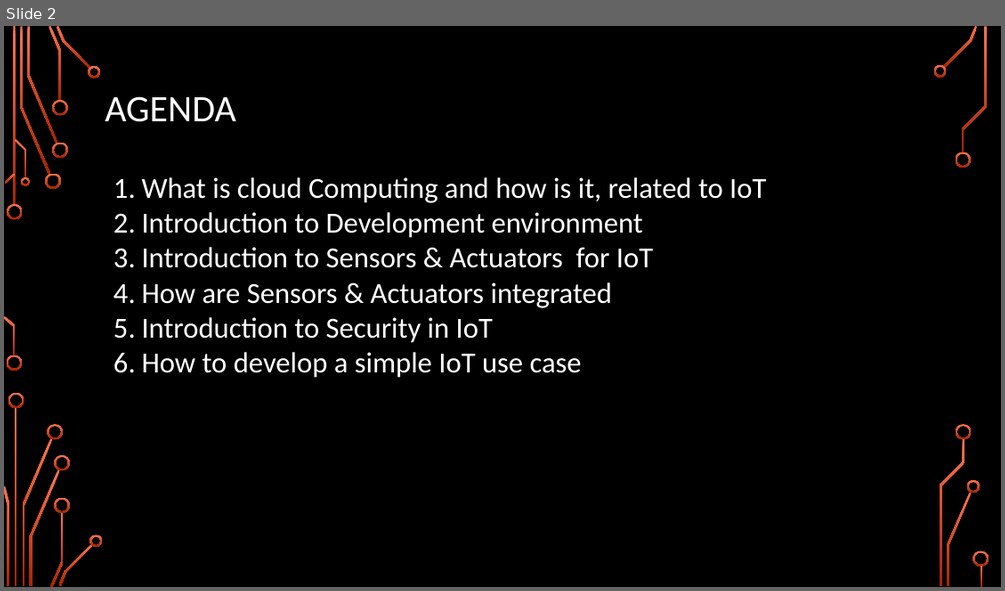
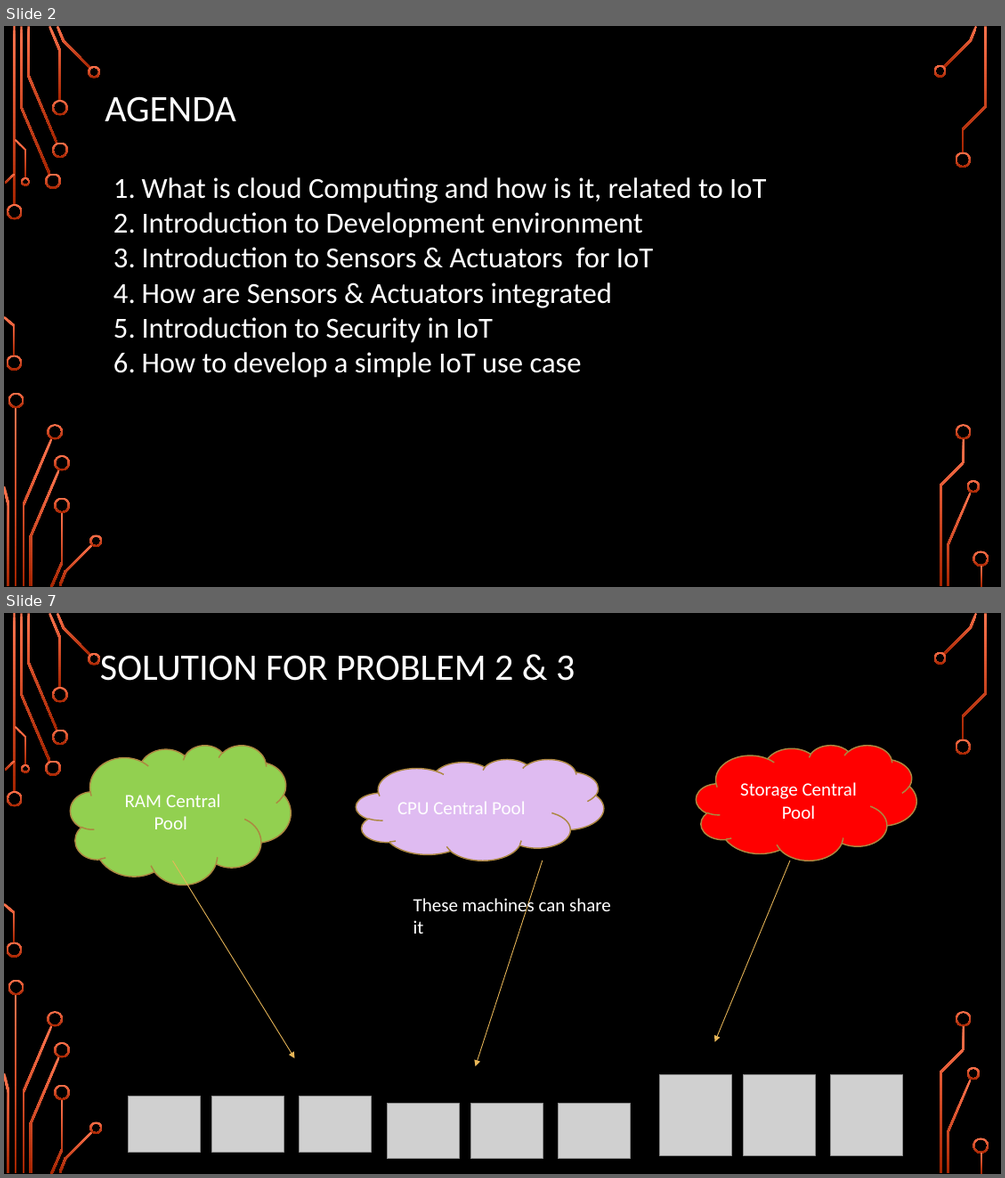
Before and after one commit to girishsukukumar/IoTWorkshop, a slide deck: Module-2.pptx. Shown one above the other, each under a label of ours: slide 2 before the commit, slides 2 and 7 after it; the slides between them are not shown. The pictures are 1005x591 and 1005x1178 pixels, drawn with LibreOffice and Linux fonts; fonts in the diff are those of the drawing; grey boxes stand for pictures; background and template pictures are left out. Boxes give left, top, right and bottom in pixels: in the first picture for what was removed or moved away, otherwise in the second. Text is boxed around its words. In the diff, an @@ line names an element or a change of style, - is before the commit and + after.

```diff
--- a/Module-2.pptx
+++ b/Module-2.pptx
@@ slide 7 added at [4, 613, 1001, 1174], background picture (left out); not listed: 36 template elements that a slide beside it also shows @@
@@ title added at [100, 655, 574, 681], 36 pt, text #FFFFFF @@
+SOLUTION FOR PROBLEM 2 & 3
@@ cloud added at [71, 746, 291, 885], fill #92D050, outline #AC8741 1.25 pt, 18 pt, text #FFFFFF @@
+RAM Central Pool
@@ cloud added at [696, 746, 917, 860], fill #FF0000, outline #AC8741 1.25 pt, 18 pt, text #FFFFFF @@
+Storage Central Pool
@@ cloud added at [356, 759, 604, 860], fill #DFBBF1, outline #AC8741 1.25 pt, 18 pt, text #FFFFFF @@
+CPU Central Pool
@@ arrow added from (173, 860) to (295, 1058), #E9B758 0.75 pt @@
@@ arrow added from (542, 860) to (475, 1066), #E9B758 0.75 pt @@
@@ arrow added from (790, 860) to (715, 1041), #E9B758 0.75 pt @@
@@ text added at [413, 896, 611, 933], 18 pt, text #FFFFFF @@
+These machines can share it
@@ picture added at [660, 1074, 732, 1155] @@
@@ picture added at [744, 1074, 816, 1155] @@
@@ picture added at [830, 1074, 902, 1155] @@
@@ picture added at [128, 1096, 200, 1151] @@
@@ picture added at [212, 1096, 283, 1151] @@
@@ picture added at [299, 1096, 371, 1151] @@
@@ picture added at [387, 1103, 459, 1159] @@
@@ picture added at [470, 1103, 542, 1159] @@
@@ picture added at [558, 1103, 630, 1159] @@
```
Also in this commit, not shown: 3 slides changed, 9 other slides added, 27 slides removed.
